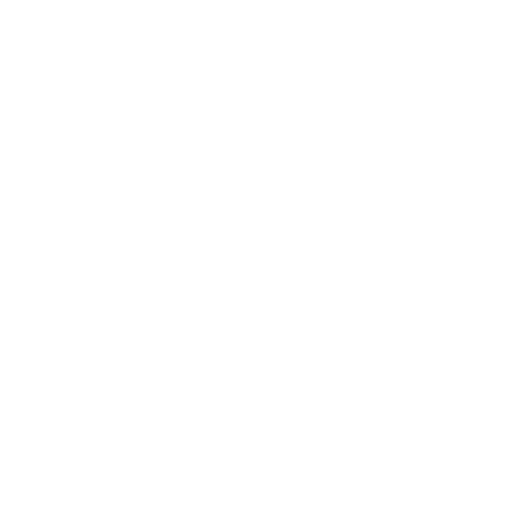
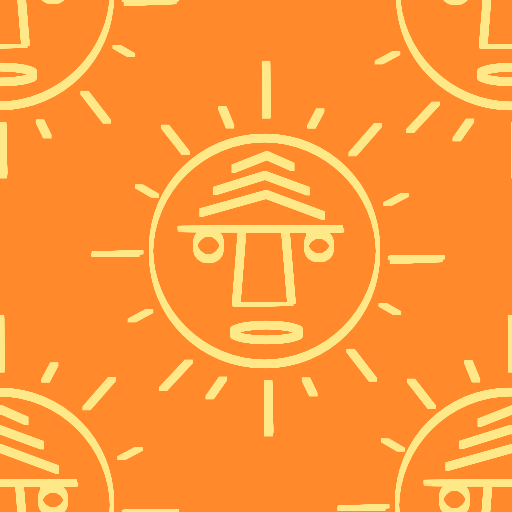
Layered file, before and after one edit (512x512). Changes by layer:
added group "Inti Block" with 2 layers above "Inti" over (x1=0, y1=0, x2=512, y2=512)
added layer "Copy of Paint Layer 7" in group "Inti Block" over (x1=0, y1=0, x2=512, y2=512)
added layer "Paint Layer 10" in group "Inti Block" over (x1=0, y1=0, x2=512, y2=512)
